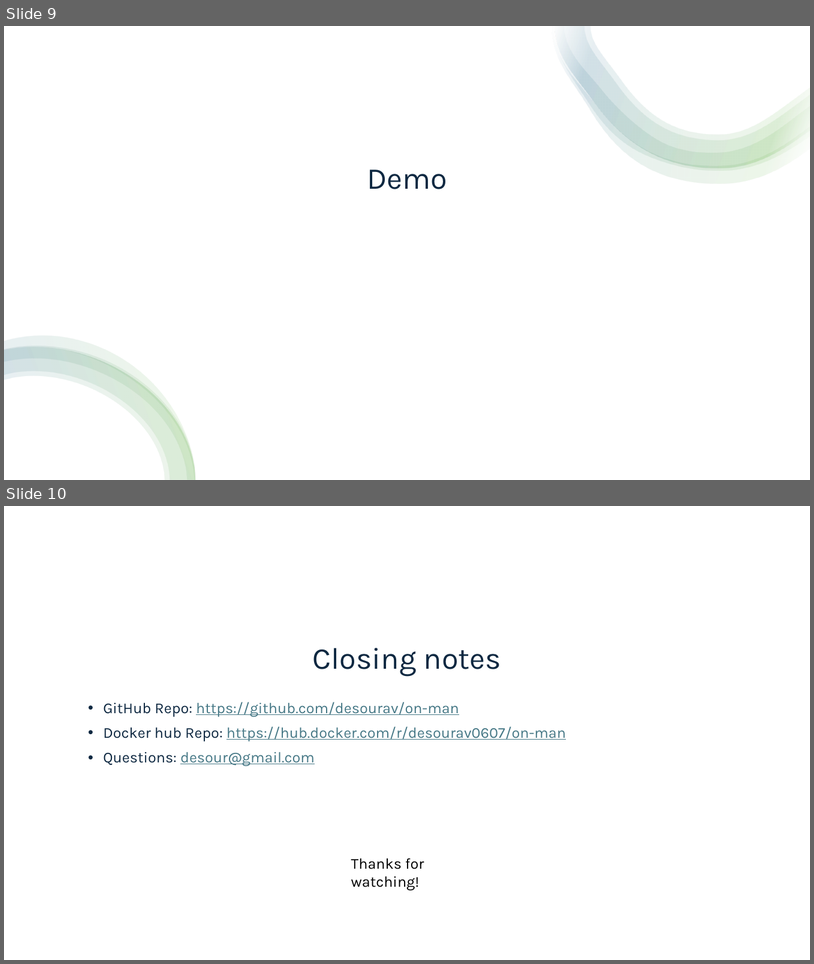
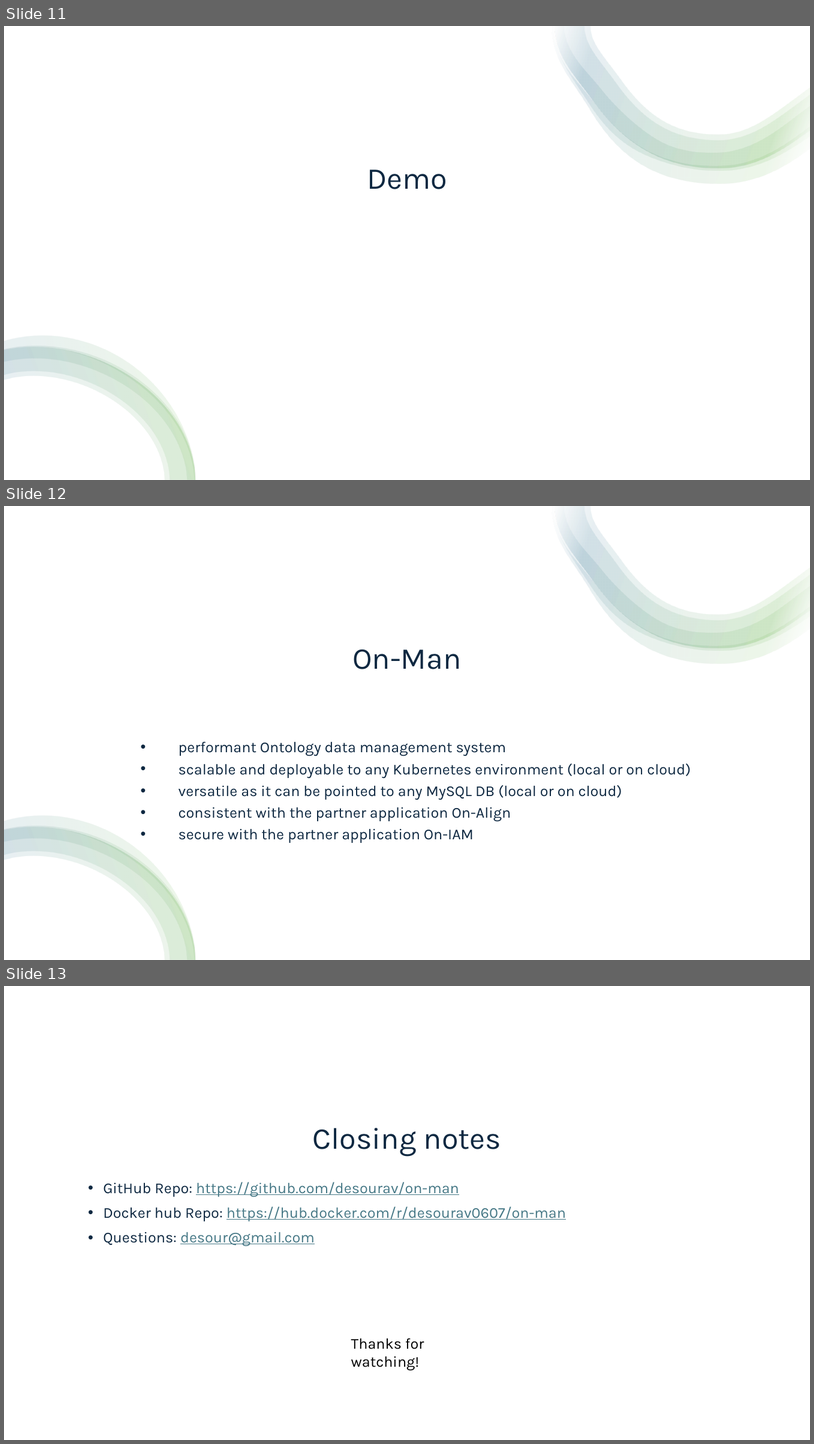
Before and after one commit to desourav/on-man, a slide deck: product-pitch.pptx. Shown one above the other, each under a label of ours: slides 9 and 10 before the commit, slides 11, 12 and 13 after it. The pictures are 814x964 and 814x1444 pixels, drawn with LibreOffice and Linux fonts; fonts in the diff are those of the drawing. Boxes give left, top, right and bottom in pixels: in the first picture for what was removed or moved away, otherwise in the second. Text is boxed around its words. In the diff, an @@ line names an element or a change of style, - is before the commit and + after.

```diff
--- a/product-pitch.pptx
+++ b/product-pitch.pptx
@@ slide 12 added at (x1=4, y1=506, x2=810, y2=960), background #FFFFFF @@
@@ rectangle added at (x1=4, y1=506, x2=810, y2=960), fill #FFFFFF @@
@@ group added at (x1=552, y1=506, x2=810, y2=664): 4 freeform shapes @@
@@ title added at (x1=353, y1=649, x2=461, y2=669), 36 pt, text #0E2841 @@
+On-Man
@@ text added at (x1=179, y1=741, x2=691, y2=843), 18 pt, text #0E2841 @@
+• performant Ontology data management system
+• scalable and deployable to any Kubernetes environment (local or on cloud)
+• versatile as it can be pointed to any MySQL DB (local or on cloud)
+• consistent with the partner application On-Align
+• secure with the partner application On-IAM
@@ group added at (x1=4, y1=816, x2=196, y2=960): 4 freeform shapes @@
@@ what was slide 9 is now slide 11 @@
@@ what was slide 10 is now slide 13 @@
```
Also in this commit, not shown: 1 slide changed, 2 other slides added, 3 other files.
